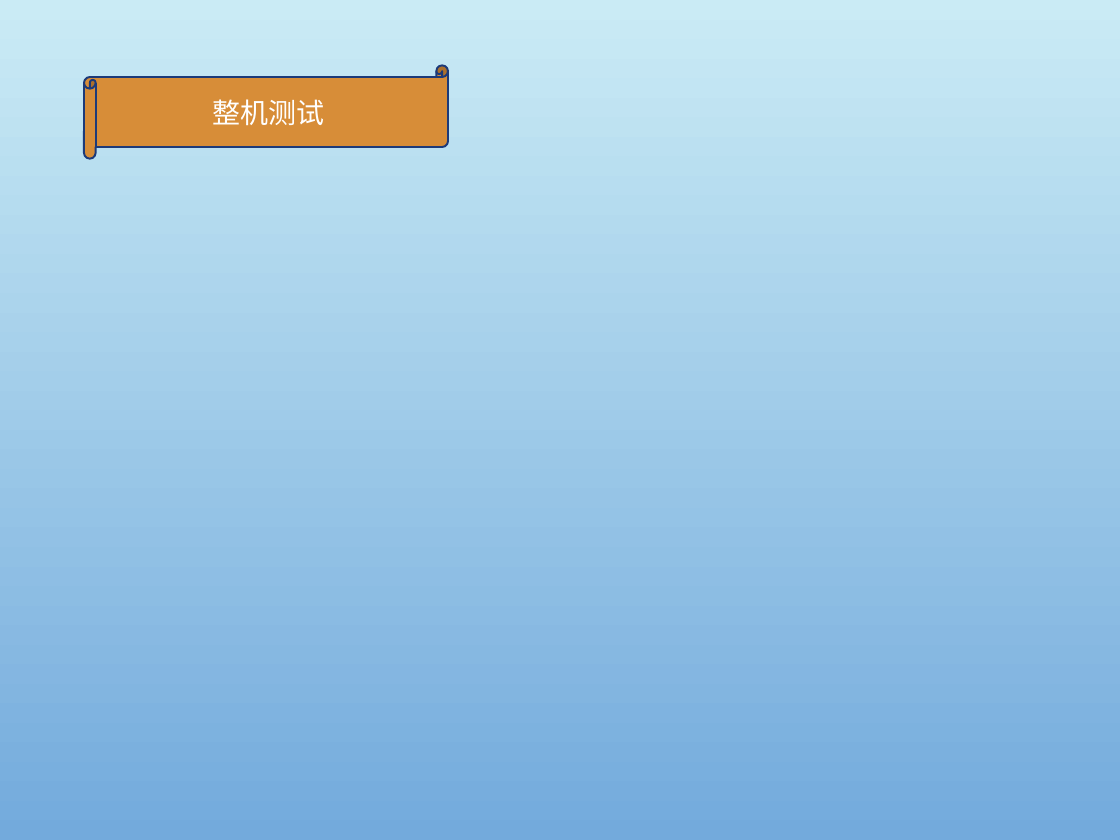
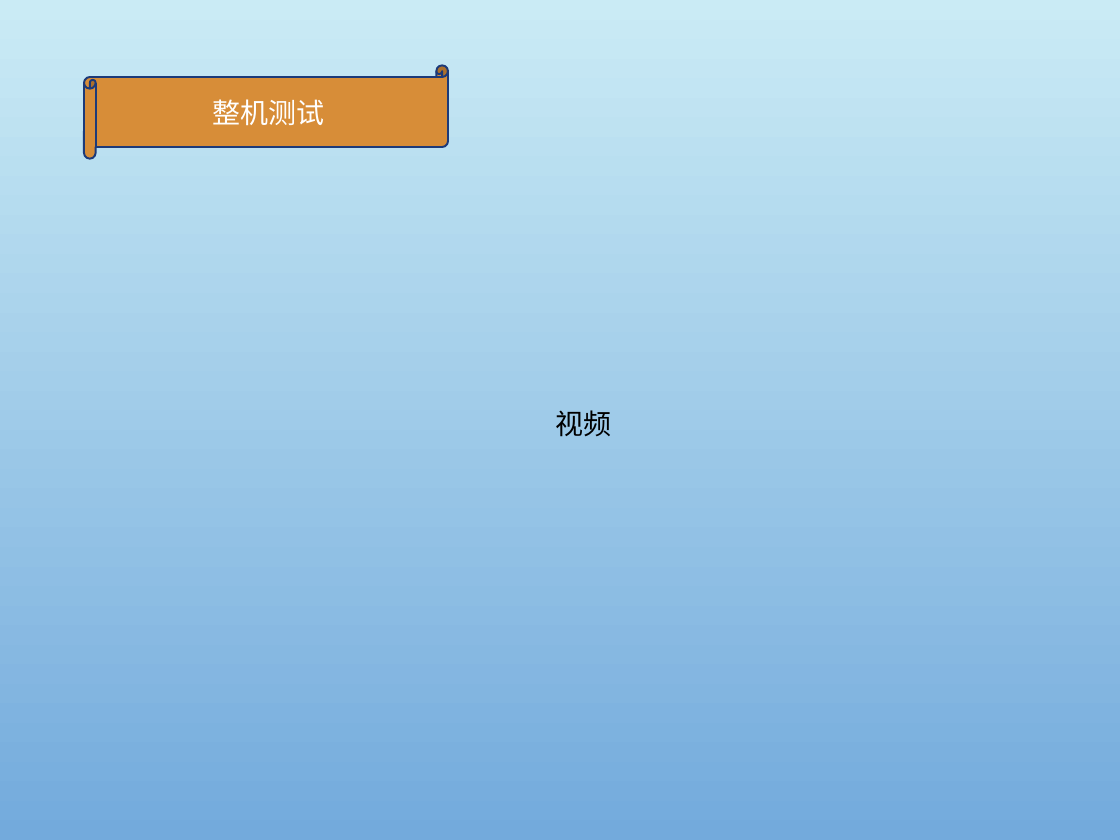
Before and after one commit to zhengjianghu/biye, a slide deck: slide 33 of diploma project/毕设.pptx. Drawn at 1120x840 pixels with LibreOffice and Linux fonts; fonts in the diff are those of the drawing; background and template pictures are left out. Boxes give left, top, right and bottom in pixels: in the first picture for what was removed or moved away, otherwise in the second. Text is boxed around its words. In the diff, an @@ line names an element or a change of style, - is before the commit and + after.

```diff
--- a/diploma project/毕设.pptx
+++ b/diploma project/毕设.pptx
@@ text added at (x1=555, y1=410, x2=611, y2=437), 18 pt, text #000000 @@
+视频
```
Also in this commit, not shown: 6 other slides changed, 2 slides added, 4 slides removed, 3 other files.
